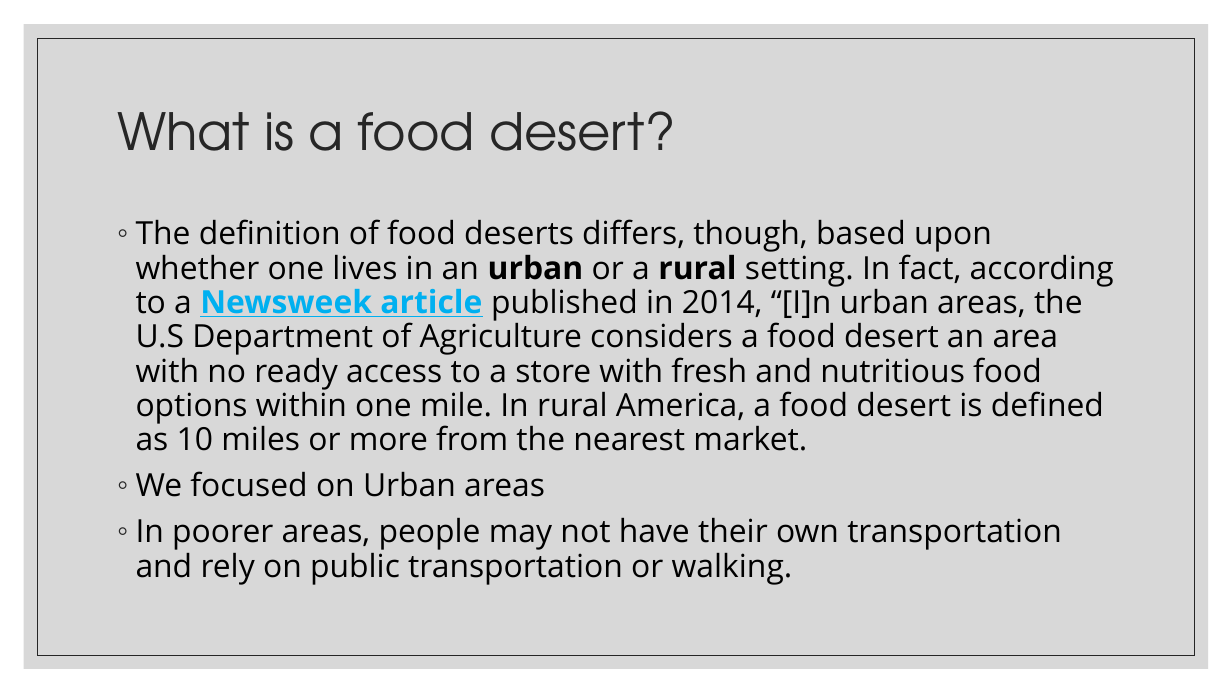
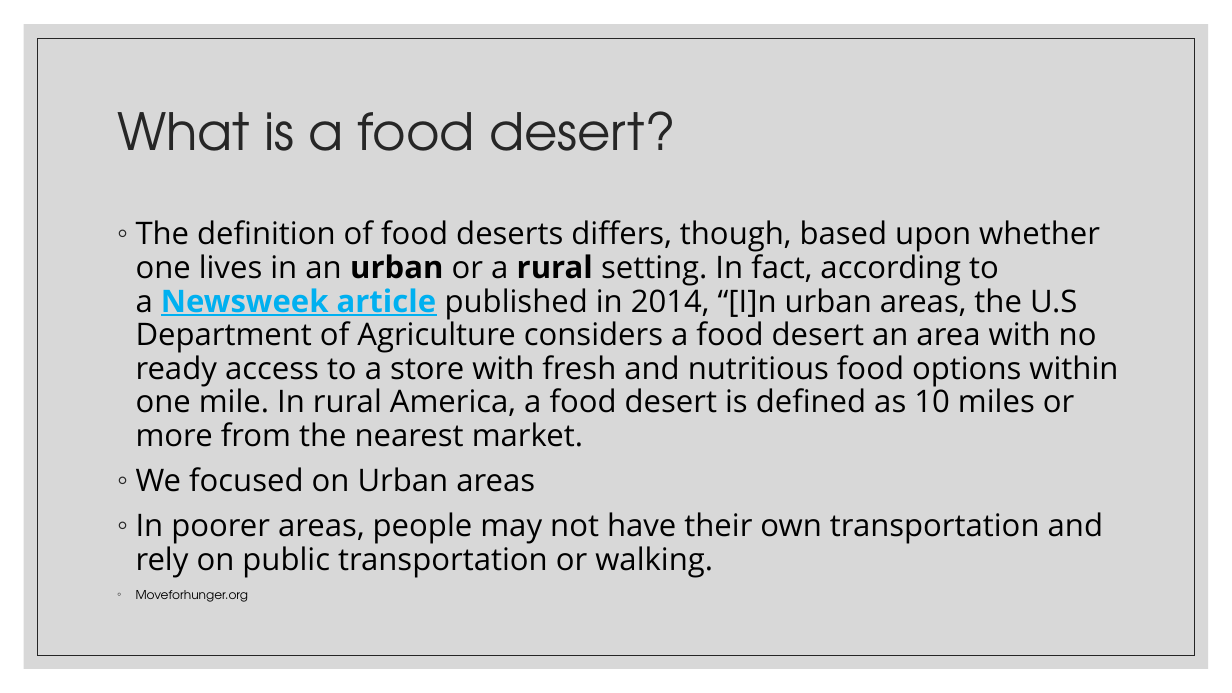
Before and after one commit to marybellavia/project-one, a slide deck: slide 2 of Urban Food Deserts.pptx. Drawn at 1232x693 pixels with LibreOffice and Linux fonts; fonts in the diff are those of the drawing. Boxes give left, top, right and bottom in pixels: in the first picture for what was removed or moved away, otherwise in the second. Text is boxed around its words. In the diff, an @@ line names an element or a change of style, - is before the commit and + after.

```diff
--- a/Urban Food Deserts.pptx
+++ b/Urban Food Deserts.pptx
@@ text at (136,220,1118,578): size 24.8 to 24.2 pt @@
@@ text at (136,590,249,602): paragraph added @@
+◦ Moveforhunger.org
```
Also in this commit, not shown: 1 slide added.
